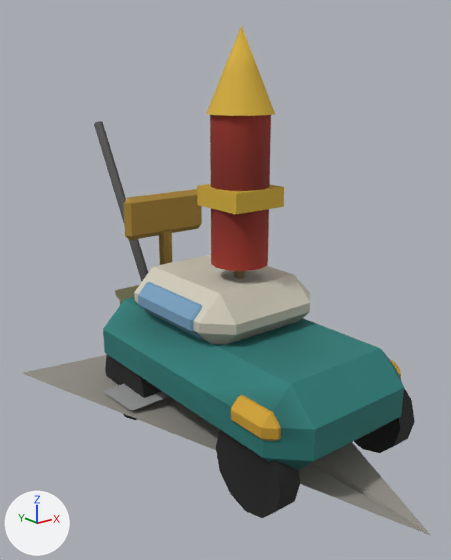
An edit to the glTF model games/burn-a-cardboard-city/models/helpers.glb, drawn before and after from the same camera.
Rendered twice from a 50 mm camera at (-0.404, -0.481, 0.377) aimed at (-0.002, 0.021, 0.177). Arrows for +X, +Y and +Z are at lower left; the lights stay in place. The first picture is the older version. Vertices at exactly the same position are counted once.

The first picture shows 'paper_plane', 'rocket', 'windup_car'.
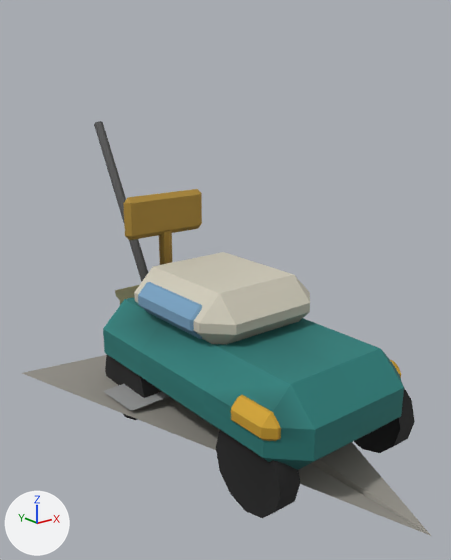
Diff of the bpy script that builds the scene:
```diff
--- a/games/burn-a-cardboard-city/models/helpers.glb.py
+++ b/games/burn-a-cardboard-city/models/helpers.glb.py
@@ me_windup_car @@
 me_windup_car.from_pydata(...)  # 294 vertices, 532 faces; spans x -0.093..0.107, y -0.17..0.3, z 0.0..0.331
 # used by ob_windup_car; location = (0.0, 0.0, 0.0)
+# me_windup_car part 1: 65 kept faces spanning x -0.093..0.093, y -0.15..0.177, z 0.105..0.255 get new vertex colours
 me_windup_car.materials.append(mat_card)
@@ ob_rocket @@
-ob_rocket = bpy.data.objects.new('rocket', me_rocket)
-ob_rocket.location = (0.0, 0.0, 0.0)
```

Boxes [x1, y1, x2, y2] around the edits, measured in the pictures (451 x 560 px):
'rocket', deleted
    before: [197, 25, 284, 278]
part 1 of me_windup_car, recoloured (lighter)
    both: [180, 189, 302, 295]
